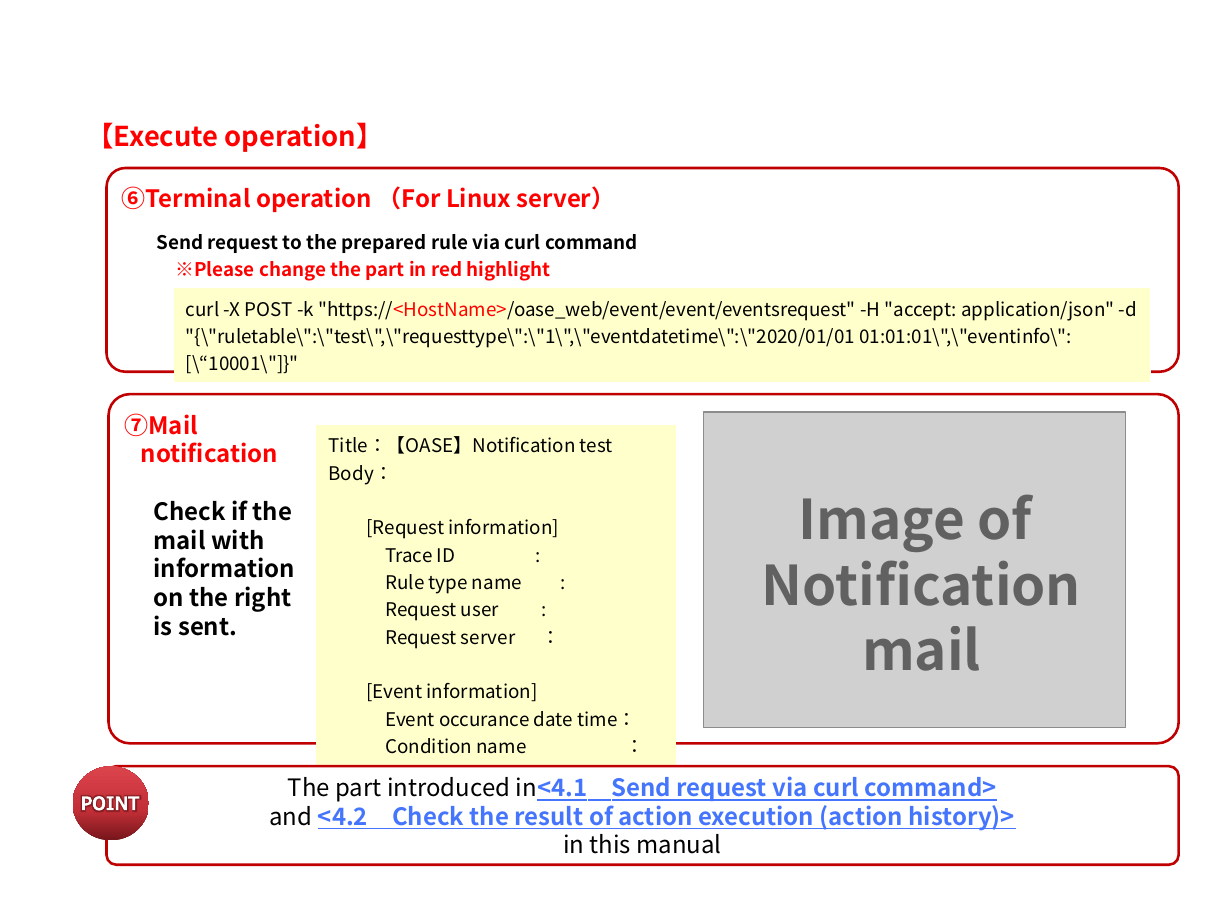
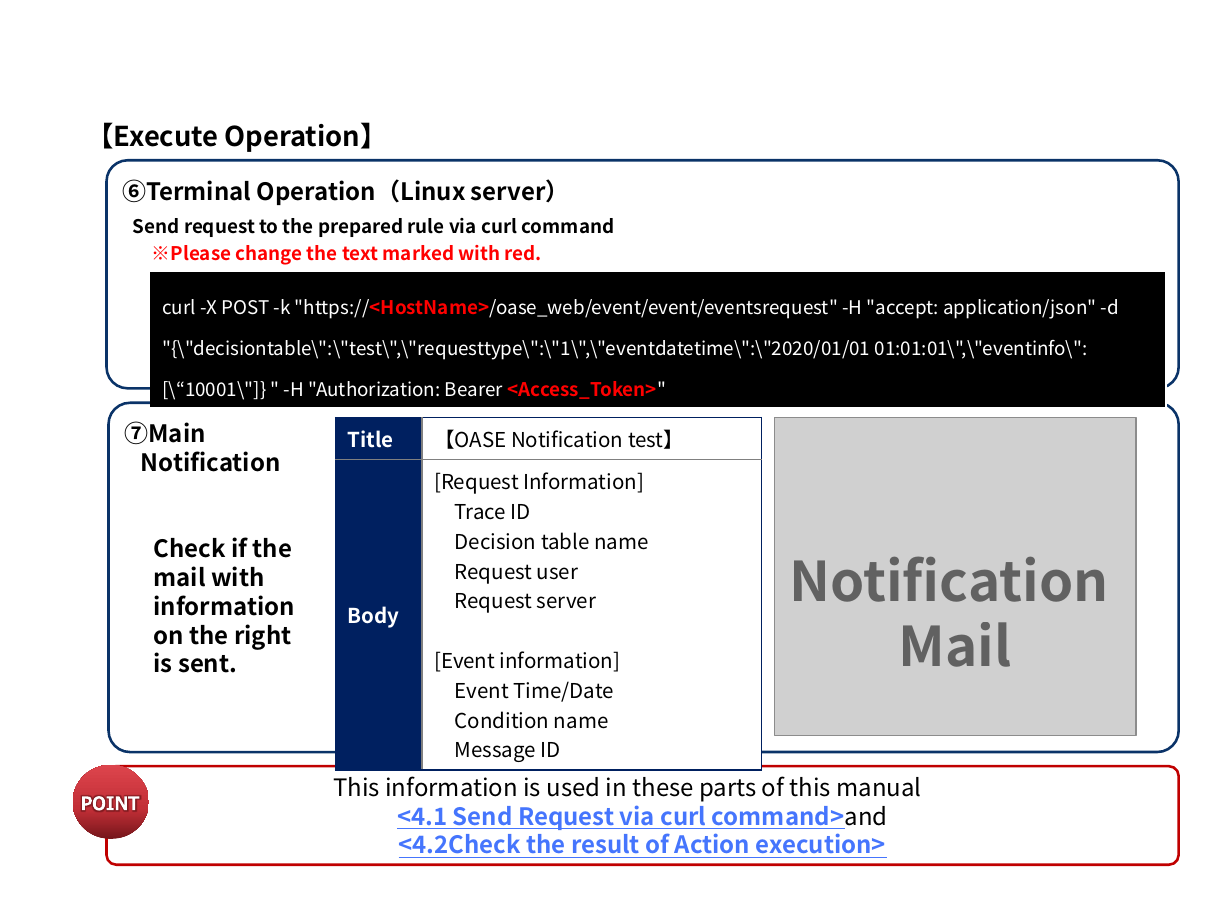
Before and after one commit to exastro-suite/oase-docs, a slide deck: slide 39 of asset/Learn/OASE-quickstart.pptx (slide 32 before the commit). Drawn at 1232x924 pixels with LibreOffice and Linux fonts; fonts in the diff are those of the drawing; grey boxes stand for pictures; background and template pictures are left out. Boxes give left, top, right and bottom in pixels: in the first picture for what was removed or moved away, otherwise in the second. Text is boxed around its words. In the diff, an @@ line names an element or a change of style, - is before the commit and + after.

```diff
--- a/asset/Learn/OASE-quickstart.pptx
+++ b/asset/Learn/OASE-quickstart.pptx
@@ text at box(87, 122, 388, 152): text changed; text colour #FF0000 to #000000 @@
-  【Execute operation】
+  【Execute Operation】
@@ rounded rectangle "⑥Terminal Operation（Linux server）" at box(107, 160, 1179, 388): outline #C00000 1.5 pt to #0A3368 1.5 pt @@
@@ rounded rectangle "⑥Terminal Operation（Linux server）": place and size @@
-rounded rectangle "⑥Terminal Operation（Linux server）" at box(107, 168, 1179, 371)
+rounded rectangle "⑥Terminal Operation（Linux server）" at box(107, 160, 1179, 388)
@@ text in rounded rectangle at box(122, 179, 570, 205): text changed; text colour #FF0000 to #000000 @@
-⑥Terminal operation （For Linux server）
+⑥Terminal Operation（Linux server）
@@ table at box(121, 206, 1165, 404) @@
-row 1, column 1: Send request to the prepared rule via curl command / ※Please change the part in red highlight
+row 1, column 1: Send request to the prepared rule via curl command / ※Please change the text marked with red.
@@ row 2, column 2: "curl -X POST -k "https://<HostName>/oase_web/event/event/eventsrequest" -H "accept: application/json" -d "{\"ruletable\":\"test\",\"requesttype\":\"1\",\"eventdatetime\":\"2020/01/01 01:01:01\",\"eventinfo\":[\“10001\"]}"" to "curl -X POST -k "https://<HostName>/oase_web/event/event/eventsrequest" -H "accept: application/json" -d "{\"decisiontable\":\"test\",\"requesttype\":\"1\",\"eventdatetime\":\"2020/01/01 01:01:01\",\"eventinfo\":[\“10001\"]} " -H "Authorization: Bearer <Access_Token>"" @@
@@ fill #FFFFCC to #000000 in row 2, column 2 @@
@@ table: place and size @@
-table at box(144, 221, 1149, 378)
+table at box(121, 206, 1165, 404)
@@ rounded rectangle "⑦Main Notification": place and size @@
-rounded rectangle "⑦Main Notification" at box(108, 394, 1179, 744)
+rounded rectangle "⑦Main Notification" at box(108, 403, 1179, 753)
@@ rounded rectangle "⑦Main Notification" at box(108, 403, 1179, 753): outline #C00000 1.5 pt to #0A3368 1.5 pt @@
@@ table at box(335, 418, 761, 766) @@
-Title：【OASE】Notification test / Body： / [Request information] / Trace ID : / Rule type name : / Request user : / Request server ： / [Event information] / Event occurance date time： / Condition name ：
+Title | 【OASE Notification test】
+Body | [Request Information] / Trace ID / Decision table name / Request user / Request server / [Event information] / Event Time/Date / Condition name / Message ID
@@ table: place and size @@
-table at box(317, 425, 676, 758)
+table at box(335, 418, 761, 766)
@@ picture: place and size @@
-picture at box(703, 413, 1126, 728)
+picture at box(775, 418, 1136, 736)
@@ text in rounded rectangle at box(124, 421, 281, 472): text changed; text colour #FF0000 to #000000 @@
-⑦Mail
-notification
+⑦Main
+Notification
@@ text at box(789, 556, 1108, 667): text changed @@
-Image of
-Notification
-mail
+Notification
+Mail
@@ text in rounded rectangle at box(333, 776, 921, 858): text changed @@
-The part introduced in<4.1 Send request via curl command>
-and <4.2 Check the result of action execution (action history)>
-in this manual
+This information is used in these parts of this manual
+<4.1 Send Request via curl command>and
+<4.2Check the result of Action execution>
```
Also in this commit, not shown: 25 other slides changed, 8 slides added, 1 slide removed, 1 other file.
